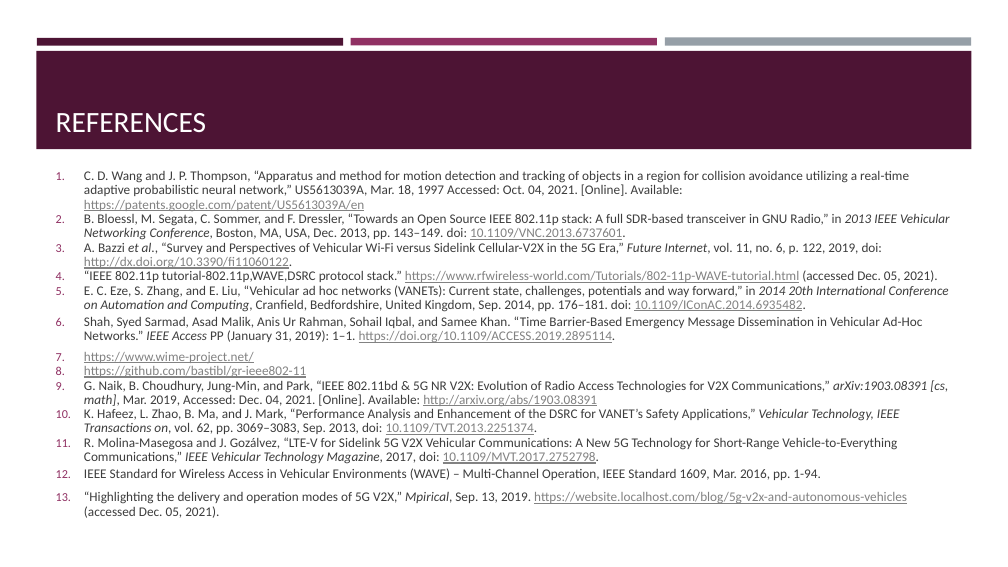
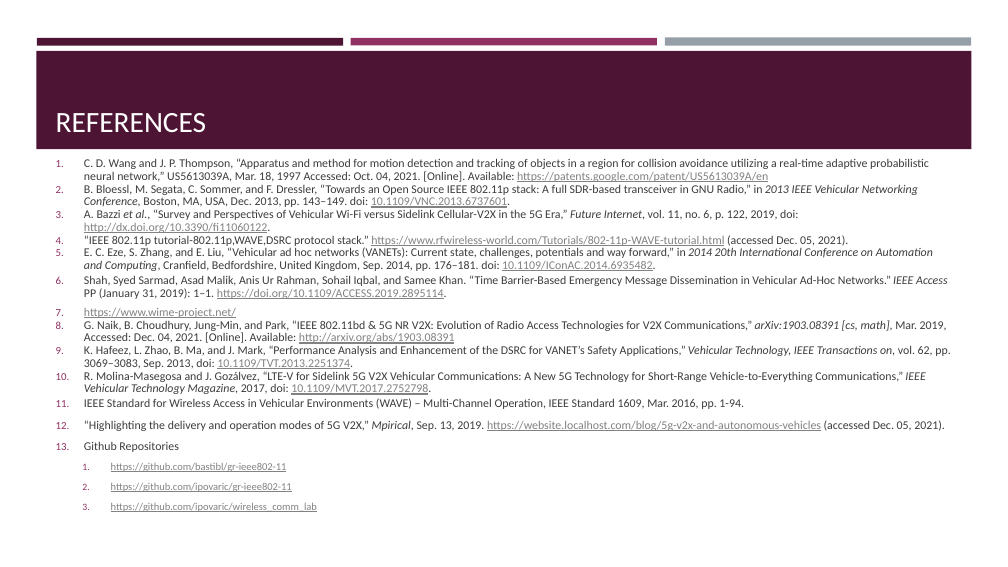
Before and after one commit to ipovaric/wireless_comm_lab, a slide deck: slide 11 of Project/Final/FinalPresentation_12062021.pptx. Drawn at 1008x567 pixels with LibreOffice and Linux fonts; fonts in the diff are those of the drawing. Boxes give left, top, right and bottom in pixels: in the first picture for what was removed or moved away, otherwise in the second. Text is boxed around its words. In the diff, an @@ line names an element or a change of style, - is before the commit and + after.

Commit message:
update references on ppt

```diff
--- a/Project/Final/FinalPresentation_12062021.pptx
+++ b/Project/Final/FinalPresentation_12062021.pptx
@@ text at bbox=[84, 158, 950, 431]: size 12.6 to 11.2 pt @@
@@ text at bbox=[84, 366, 306, 378]: paragraph removed @@
-8. https://github.com/bastibl/gr-ieee802-11
@@ text at bbox=[84, 442, 317, 512]: paragraphs added @@
+13. Github Repositories
+  1. https://github.com/bastibl/gr-ieee802-11
+  2. https://github.com/ipovaric/gr-ieee802-11
+  3. https://github.com/ipovaric/wireless_comm_lab
```
Also in this commit, not shown: 1 other slide changed.
